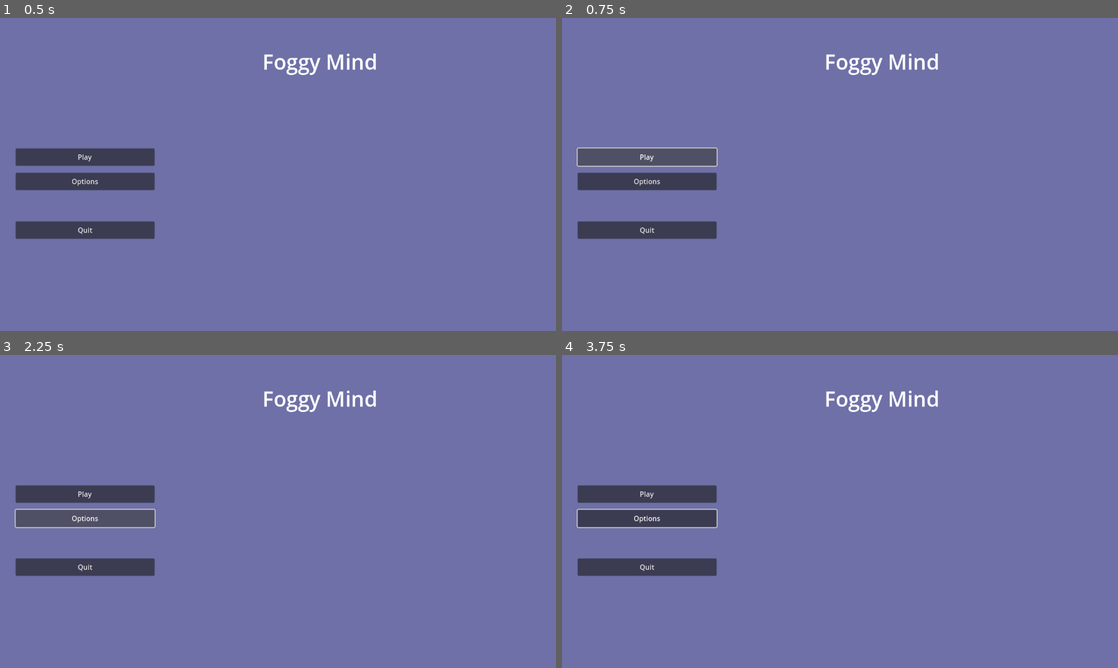
Above: before the commit, frames 1-4 (two rows, left to right).
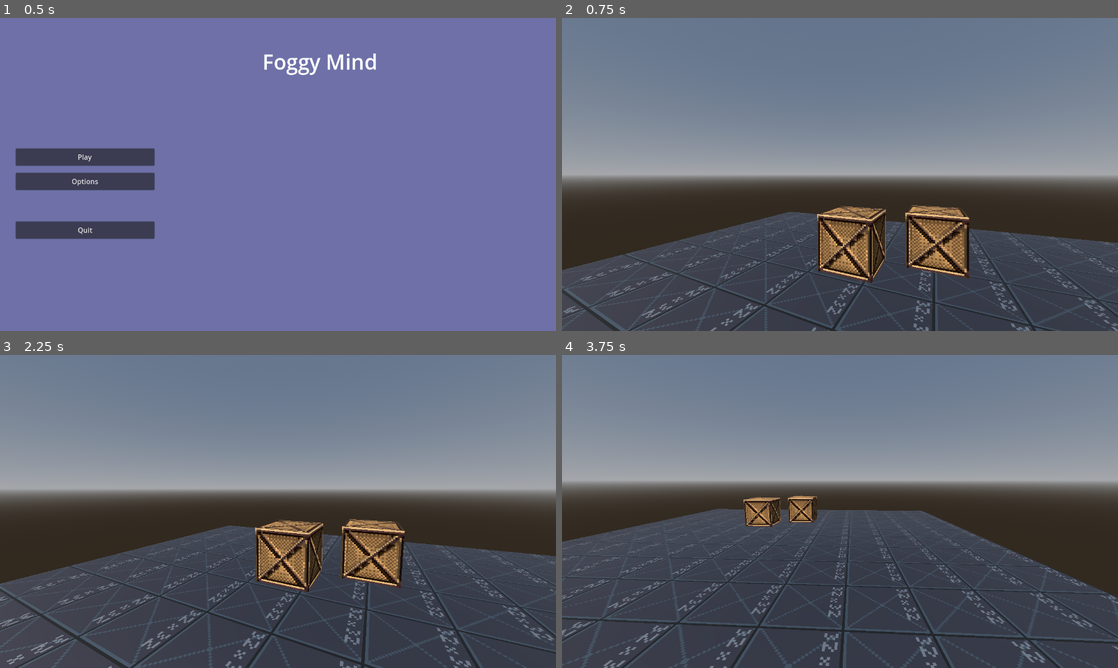
Above: after the commit, the same moments.

Repository: Friday-the-3rd/GodotJam69Void
Game: Godot game, scene res://Scenes/main_menu.tscn
Same seed, same stepped clock (60 frames per second), same inputs: the game is played once before the commit and once after it. The project has no main scene, so this scene is started directly.
Inputs (mouse positions are in pixels of both pictures, inside the frame that each line leads up to):
- Up to frame 1 (0.5 s): no input
- Up to frame 2 (0.75 s): click "Play" at 0.5 s
- Up to frame 3 (2.25 s): click (83, 492) at 1.25 s, where only the run before the commit has a clickable "Play"; click (83, 517) at 2 s, where only the run before the commit has a clickable "Options"
- Up to frame 4 (3.75 s): move the mouse to (962, 495) at 2.77 s; hold D (strafe_right, bound only after the commit) 2.78-3.53 s; move the mouse to (728, 527) at 3.52 s; hold S (walk_backward, bound only after the commit) from 3.53 s (still down)

Frame 1 is identical in both runs. In frame 2, 73% of the frame differs, in the area x 0-100%, y 0-100%; in frame 3, 75%; in frame 4, 76%.

Commit message:
Basic Features + Added Main Menu + Added test_level and resources for testing + Added fully functional Pause Menu ~ Changed Rendering mode to Compatible

Diff:
--- /dev/null
+++ b/Entities/Player.gd
@@ -0,0 +1,72 @@
+extends CharacterBody3D
+class_name Player
+
+######
+### Constants
+######
+const SPEED := 5.0
+const JUMP_VELOCITY := 4.5
+const MOUSE_SENS := 0.002
+
+######
+### Variables
+######
+var gravity = ProjectSettings.get_setting("physics/3d/default_gravity")
+var target_pos := Vector3.ZERO
+
+######
+### Onready
+######
+@onready var Pivot := $Neck
+@onready var PlayerCam := $Neck/Eyes
+@onready var QWindow := $QuitWindow
+
+func _ready():
+	Input.set_mouse_mode(Input.MOUSE_MODE_CAPTURED)
+	global_position = target_pos
+	PlayerCam.make_current()
+
+func _physics_process(delta):
+	movement(delta)
+
+func _unhandled_input(event):
+	look_around(event)
+	if Input.is_action_just_pressed("ui_cancel"):
+		Input.set_mouse_mode(Input.MOUSE_MODE_VISIBLE)
+		QWindow.popup()
+
+func movement(delta):
+	# Add the gravity.
+	if not is_on_floor():
+		velocity.y -= gravity * delta
+
+	# Handle jump.
+	if Input.is_action_just_pressed("ui_accept") and is_on_floor():
+		velocity.y = JUMP_VELOCITY
+
+	# Get the input direction and handle the movement/deceleration.
+	# As good practice, you should replace UI actions with custom gameplay actions.
+	var input_dir = Input.get_vector("strafe_left", "strafe_right", "walk_forward", "walk_backward")
+	var direction = (transform.basis * Vector3(input_dir.x, 0, input_dir.y)).normalized()
+	if direction:
+		velocity.x = direction.x * SPEED
+		velocity.z = direction.z * SPEED
+	else:
+		velocity.x = move_toward(velocity.x, 0, SPEED)
+		velocity.z = move_toward(velocity.z, 0, SPEED)
+
+	move_and_slide()
+
+func look_around(event):
+	if Input.get_mouse_mode() == Input.MOUSE_MODE_CAPTURED and event is InputEventMouseMotion:
+		rotate_y(-event.relative.x * MOUSE_SENS)
+		Pivot.rotate_x(-event.relative.y * MOUSE_SENS)
+		Pivot.rotation.x = clamp(Pivot.rotation.x, -1.3, 1.3)
+
+func _on_quit_pressed():
+	get_tree().change_scene_to_file("res://Scenes/main_menu.tscn")
+
+
+func _on_stay_pressed():
+	QWindow.hide()
+	Input.set_mouse_mode(Input.MOUSE_MODE_CAPTURED)
--- /dev/null
+++ b/Entities/Player.tscn
@@ -0,0 +1,38 @@
+[gd_scene load_steps=4 format=3 uid="uid://dvwx4paulp02r"]
+
+[ext_resource type="Script" path="res://Entities/Player.gd" id="1_iifat"]
+[ext_resource type="PackedScene" uid="uid://dkjmj4l3da4jw" path="res://Scenes/quit_window.tscn" id="2_unn7x"]
+
+[sub_resource type="CapsuleShape3D" id="CapsuleShape3D_1gefo"]
+
+[node name="Player" type="CharacterBody3D"]
+script = ExtResource("1_iifat")
+
+[node name="Neck" type="Node3D" parent="."]
+transform = Transform3D(1, 0, 0, 0, 1, 0, 0, 0, 1, 0, 1.7, 0)
+
+[node name="Eyes" type="Camera3D" parent="Neck"]
+current = true
+
+[node name="Body" type="CollisionShape3D" parent="."]
+transform = Transform3D(1, 0, 0, 0, 1, 0, 0, 0, 1, 0, 1, 0)
+shape = SubResource("CapsuleShape3D_1gefo")
+
+[node name="QuitWindow" parent="." instance=ExtResource("2_unn7x")]
+size = Vector2i(340, 160)
+visible = false
+
+[node name="RichTextLabel" parent="QuitWindow/VBoxContainer" index="0"]
+custom_minimum_size = Vector2(200, 100)
+text = "
+[center]Do you want to go back to menu?
+Some progress might not be saved[/center]"
+
+[node name="Stay" parent="QuitWindow/VBoxContainer/HBoxContainer" index="1"]
+text = "Go back"
+
+[connection signal="close_requested" from="QuitWindow" to="." method="_on_stay_pressed"]
+[connection signal="pressed" from="QuitWindow/VBoxContainer/HBoxContainer/Quit" to="." method="_on_quit_pressed"]
+[connection signal="pressed" from="QuitWindow/VBoxContainer/HBoxContainer/Stay" to="." method="_on_stay_pressed"]
+
+[editable path="QuitWindow"]
--- /dev/null
+++ b/Levels/test_level.gd
@@ -0,0 +1,5 @@
+extends Node3D
+
+func _ready():
+	for mesh : MeshInstance3D in $Collidable.get_children():
+		mesh.create_convex_collision()
--- /dev/null
+++ b/Levels/test_level.tscn
@@ -0,0 +1,54 @@
+[gd_scene load_steps=10 format=3 uid="uid://cj4vi6dbrubhw"]
+
+[ext_resource type="Script" path="res://Levels/test_level.gd" id="1_iftge"]
+[ext_resource type="Texture2D" uid="uid://d3ltovd5wvukt" path="res://Graphics/Textures/TestTile32.png" id="2_1cngh"]
+[ext_resource type="Texture2D" uid="uid://ceukdnosd8wv8" path="res://Graphics/Textures/Crate.png" id="2_1ylsd"]
+[ext_resource type="PackedScene" uid="uid://dvwx4paulp02r" path="res://Entities/Player.tscn" id="2_c2ggb"]
+[ext_resource type="Texture2D" uid="uid://c0kfm2ybv38x4" path="res://Graphics/Textures/CrateNormal.png" id="4_qtnyr"]
+
+[sub_resource type="StandardMaterial3D" id="StandardMaterial3D_iwhmj"]
+albedo_texture = ExtResource("2_1cngh")
+metallic = 1.0
+roughness = 0.5
+normal_enabled = true
+uv1_triplanar = true
+texture_filter = 2
+
+[sub_resource type="BoxMesh" id="BoxMesh_rpxis"]
+material = SubResource("StandardMaterial3D_iwhmj")
+size = Vector3(15, 0.2, 12)
+
+[sub_resource type="StandardMaterial3D" id="StandardMaterial3D_ic64u"]
+albedo_texture = ExtResource("2_1ylsd")
+normal_enabled = true
+normal_texture = ExtResource("4_qtnyr")
+uv1_offset = Vector3(0.5, 0.5, 0.5)
+uv1_triplanar = true
+texture_filter = 2
+
+[sub_resource type="BoxMesh" id="BoxMesh_crmw0"]
+material = SubResource("StandardMaterial3D_ic64u")
+
+[node name="test_level" type="Node3D"]
+script = ExtResource("1_iftge")
+
+[node name="Player" parent="." instance=ExtResource("2_c2ggb")]
+transform = Transform3D(-0.422618, 0, 0.906308, 0, 1, 0, -0.906308, 0, -0.422618, 0, 0.6, 0)
+
+[node name="Collidable" type="Node3D" parent="."]
+
+[node name="MeshInstance3D" type="MeshInstance3D" parent="Collidable"]
+mesh = SubResource("BoxMesh_rpxis")
+
+[node name="MeshInstance3D2" type="MeshInstance3D" parent="Collidable"]
+transform = Transform3D(1, 0, 0, 0, 1, 0, 0, 0, 1, -4.39997, 0.6, 0)
+mesh = SubResource("BoxMesh_crmw0")
+skeleton = NodePath("../MeshInstance3D")
+
+[node name="MeshInstance3D3" type="MeshInstance3D" parent="Collidable"]
+transform = Transform3D(1, 0, 0, 0, 1, 0, 0, 0, 1, -3.59997, 0.6, 1.4)
+mesh = SubResource("BoxMesh_crmw0")
+skeleton = NodePath("../MeshInstance3D")
+
+[node name="DirectionalLight3D" type="DirectionalLight3D" parent="."]
+transform = Transform3D(0.707107, 0.353553, 0.612373, -0.707107, 0.353553, 0.612372, 1.49101e-08, -0.866025, 0.5, -1, 2, 0)
--- /dev/null
+++ b/Materials/test_mat_32.tres
@@ -0,0 +1,4 @@
+[gd_resource type="CompressedTexture2D" format=3 uid="uid://b33yj78utgr0v"]
+
+[resource]
+load_path = "res://.godot/imported/TestTile32.png-ae557480c83882a670a02d59b0353036.s3tc.ctex"
--- /dev/null
+++ b/Scenes/level_env.gdshader
@@ -0,0 +1,35 @@
+shader_type canvas_item;
+
+uniform float gamma = 1.5;
+uniform vec4 col1 = vec4(0.68,0.48,0.27,1.0);
+uniform vec4 col2 = vec4(0.52,0.39,0.22,1.0);
+uniform vec4 col3 = vec4(0.44,0.33,0.19,1.0);
+uniform vec4 col4 = vec4(0.35,0.26,0.15,1.0);
+uniform vec4 col5 = vec4(0.29,0.21,0.13,1.0);
+
+void fragment(){
+vec4 col = texture(TEXTURE, UV);
+col.r = pow(col.r, gamma);
+col.g = pow(col.g, gamma);
+col.b = pow(col.b, gamma);
+
+float dist1 = length(col - col1);
+float dist2 = length(col - col2);
+float dist3 = length(col - col3);
+float dist4 = length(col - col4);
+float dist5 = length(col - col5);
+
+float d = min(dist1,dist2);
+d = min(d,dist3);
+d = min(d,dist4);
+d = min(d,dist5);
+
+if (d == dist1) {col = col1;}
+if (d == dist2) {col = col2;}
+if (d == dist3) {col = col3;}
+if (d == dist4) {col = col4;}
+if (d == dist5) {col = col5;}
+
+COLOR = col;
+
+}
--- /dev/null
+++ b/Scenes/level_env.tscn
@@ -0,0 +1,51 @@
+[gd_scene load_steps=8 format=3 uid="uid://cwqtb1inup15w"]
+
+[ext_resource type="PackedScene" uid="uid://cj4vi6dbrubhw" path="res://Levels/test_level.tscn" id="1_mim65"]
+
+[sub_resource type="Gradient" id="Gradient_xcln6"]
+colors = PackedColorArray(0.737255, 0.698039, 0.631373, 1, 1, 1, 1, 1)
+
+[sub_resource type="GradientTexture1D" id="GradientTexture1D_irabr"]
+gradient = SubResource("Gradient_xcln6")
+
+[sub_resource type="ProceduralSkyMaterial" id="ProceduralSkyMaterial_l10jl"]
+sun_angle_max = 74.44
+sun_curve = 0.0717938
+
+[sub_resource type="Sky" id="Sky_deibf"]
+sky_material = SubResource("ProceduralSkyMaterial_l10jl")
+
+[sub_resource type="Environment" id="Environment_vqldy"]
+background_mode = 2
+sky = SubResource("Sky_deibf")
+ssil_intensity = 2.0
+ssil_sharpness = 1.0
+ssil_normal_rejection = 0.55
+sdfgi_use_occlusion = true
+glow_intensity = 1.3
+glow_bloom = 0.49
+glow_blend_mode = 1
+glow_hdr_luminance_cap = 32.39
+adjustment_contrast = 8.0
+adjustment_color_correction = SubResource("GradientTexture1D_irabr")
+
+[sub_resource type="ShaderMaterial" id="ShaderMaterial_ayyoe"]
+
+[node name="LevelEnv" type="WorldEnvironment"]
+environment = SubResource("Environment_vqldy")
+
+[node name="Viewport" type="SubViewportContainer" parent="."]
+material = SubResource("ShaderMaterial_ayyoe")
+anchors_preset = 15
+anchor_right = 1.0
+anchor_bottom = 1.0
+grow_horizontal = 2
+grow_vertical = 2
+stretch = true
+
+[node name="SubViewport" type="SubViewport" parent="Viewport"]
+handle_input_locally = false
+size = Vector2i(1280, 720)
+render_target_update_mode = 4
+
+[node name="test_level" parent="Viewport/SubViewport" instance=ExtResource("1_mim65")]
--- /dev/null
+++ b/Scenes/main_menu.gd
@@ -0,0 +1,18 @@
+extends PanelContainer
+
+@onready var QWindow : Window = $QuitWindow
+
+func _on_exit_pressed()->void:
+	QWindow.popup()
+
+
+func _on_stay_pressed()->void:
+	QWindow.hide()
+
+
+func _on_quit_pressed()->void:
+	get_tree().quit()
+
+
+func _on_start_pressed():
+	get_tree().change_scene_to_file("res://Scenes/level_env.tscn")
--- a/Scenes/main_menu.tscn
+++ b/Scenes/main_menu.tscn
@@ -1,4 +1,7 @@
-[gd_scene format=3 uid="uid://cdin3l2wgvyy2"]
+[gd_scene load_steps=3 format=3 uid="uid://cdin3l2wgvyy2"]
+
+[ext_resource type="Script" path="res://Scenes/main_menu.gd" id="1_yl3ns"]
+[ext_resource type="PackedScene" uid="uid://dkjmj4l3da4jw" path="res://Scenes/quit_window.tscn" id="2_1rl7i"]
 
 [node name="MainMenu" type="PanelContainer"]
 anchors_preset = 15
@@ -6,6 +9,7 @@
 anchor_bottom = 1.0
 grow_horizontal = 2
 grow_vertical = 2
+script = ExtResource("1_yl3ns")
 
 [node name="MenuBGContainer" type="SubViewportContainer" parent="."]
 layout_mode = 2
@@ -75,3 +79,13 @@
 text = "
 Foggy Mind"
 fit_content = true
+
+[node name="QuitWindow" parent="." instance=ExtResource("2_1rl7i")]
+visible = false
+
+[connection signal="pressed" from="HBoxContainer/VBoxContainer/Start" to="." method="_on_start_pressed"]
+[connection signal="pressed" from="HBoxContainer/VBoxContainer/Exit" to="." method="_on_exit_pressed"]
+[connection signal="pressed" from="QuitWindow/VBoxContainer/HBoxContainer/Quit" to="." method="_on_quit_pressed"]
+[connection signal="pressed" from="QuitWindow/VBoxContainer/HBoxContainer/Stay" to="." method="_on_stay_pressed"]
+
+[editable path="QuitWindow"]
--- /dev/null
+++ b/Scenes/quit_window.gd
@@ -0,0 +1,10 @@
+extends Window
+
+
+
+func _on_about_to_popup():
+	get_tree().paused = true
+
+
+func _on_close_requested():
+	get_tree().paused = false
--- /dev/null
+++ b/Scenes/quit_window.tscn
@@ -0,0 +1,46 @@
+[gd_scene load_steps=2 format=3 uid="uid://dkjmj4l3da4jw"]
+
+[ext_resource type="Script" path="res://Scenes/quit_window.gd" id="1_m1pee"]
+
+[node name="QuitWindow" type="Window"]
+initial_position = 4
+size = Vector2i(300, 120)
+max_size = Vector2i(600, 300)
+script = ExtResource("1_m1pee")
+
+[node name="VBoxContainer" type="VBoxContainer" parent="."]
+anchors_preset = 15
+anchor_right = 1.0
+anchor_bottom = 1.0
+grow_horizontal = 2
+grow_vertical = 2
+
+[node name="RichTextLabel" type="RichTextLabel" parent="VBoxContainer"]
+custom_minimum_size = Vector2(200, 60)
+layout_mode = 2
+bbcode_enabled = true
+text = "
+[center]Are you sure you want to quit?[/center]"
+
+[node name="HBoxContainer" type="HBoxContainer" parent="VBoxContainer"]
+process_mode = 3
+custom_minimum_size = Vector2(100, 0)
+layout_mode = 2
+size_flags_horizontal = 4
+theme_override_constants/separation = 32
+
+[node name="Quit" type="Button" parent="VBoxContainer/HBoxContainer"]
+custom_minimum_size = Vector2(100, 0)
+layout_mode = 2
+text = "Quit"
+
+[node name="Stay" type="Button" parent="VBoxContainer/HBoxContainer"]
+custom_minimum_size = Vector2(100, 0)
+layout_mode = 2
+size_flags_horizontal = 0
+text = "Stay
+"
+
+[connection signal="about_to_popup" from="." to="." method="_on_about_to_popup"]
+[connection signal="close_requested" from="." to="." method="_on_close_requested"]
+[connection signal="pressed" from="VBoxContainer/HBoxContainer/Stay" to="." method="_on_close_requested"]
--- a/project.godot
+++ b/project.godot
@@ -18,3 +18,36 @@
 
 window/size/viewport_width=1280
 window/size/viewport_height=720
+
+[input]
+
+walk_forward={
+"deadzone": 0.5,
+"events": [Object(InputEventKey,"resource_local_to_scene":false,"resource_name":"","device":-1,"window_id":0,"alt_pressed":false,"shift_pressed":false,"ctrl_pressed":false,"meta_pressed":false,"pressed":false,"keycode":0,"physical_keycode":87,"key_label":0,"unicode":119,"echo":false,"script":null)
+]
+}
+walk_backward={
+"deadzone": 0.5,
+"events": [Object(InputEventKey,"resource_local_to_scene":false,"resource_name":"","device":-1,"window_id":0,"alt_pressed":false,"shift_pressed":false,"ctrl_pressed":false,"meta_pressed":false,"pressed":false,"keycode":0,"physical_keycode":83,"key_label":0,"unicode":115,"echo":false,"script":null)
+]
+}
+strafe_left={
+"deadzone": 0.5,
+"events": [Object(InputEventKey,"resource_local_to_scene":false,"resource_name":"","device":-1,"window_id":0,"alt_pressed":false,"shift_pressed":false,"ctrl_pressed":false,"meta_pressed":false,"pressed":false,"keycode":0,"physical_keycode":65,"key_label":0,"unicode":97,"echo":false,"script":null)
+]
+}
+strafe_right={
+"deadzone": 0.5,
+"events": [Object(InputEventKey,"resource_local_to_scene":false,"resource_name":"","device":-1,"window_id":0,"alt_pressed":false,"shift_pressed":false,"ctrl_pressed":false,"meta_pressed":false,"pressed":false,"keycode":0,"physical_keycode":68,"key_label":0,"unicode":100,"echo":false,"script":null)
+]
+}
+jump={
+"deadzone": 0.5,
+"events": [Object(InputEventKey,"resource_local_to_scene":false,"resource_name":"","device":-1,"window_id":0,"alt_pressed":false,"shift_pressed":false,"ctrl_pressed":false,"meta_pressed":false,"pressed":false,"keycode":0,"physical_keycode":32,"key_label":0,"unicode":32,"echo":false,"script":null)
+]
+}
+
+[rendering]
+
+renderer/rendering_method="gl_compatibility"
+renderer/rendering_method.mobile="gl_compatibility"
Binary file added: Graphics/Textures/Crate.png
Not shown, added: Graphics/Textures/Crate.png.import
Binary file added: Graphics/Textures/CrateNormal.png
Not shown, added: Graphics/Textures/CrateNormal.png.import
Binary file added: Graphics/Textures/FloorTile.png
Not shown, added: Graphics/Textures/FloorTile.png.import
Binary file added: Graphics/Textures/FloorTileNormal.png
Not shown, added: Graphics/Textures/FloorTileNormal.png.import
Binary file added: Graphics/Textures/TestTile32.png
Not shown, added: Graphics/Textures/TestTile32.png.import
Binary file added: Graphics/Textures/env_adj_test.webp
Not shown, added: Graphics/Textures/env_adj_test.webp.import
(and 3 more such lines)
